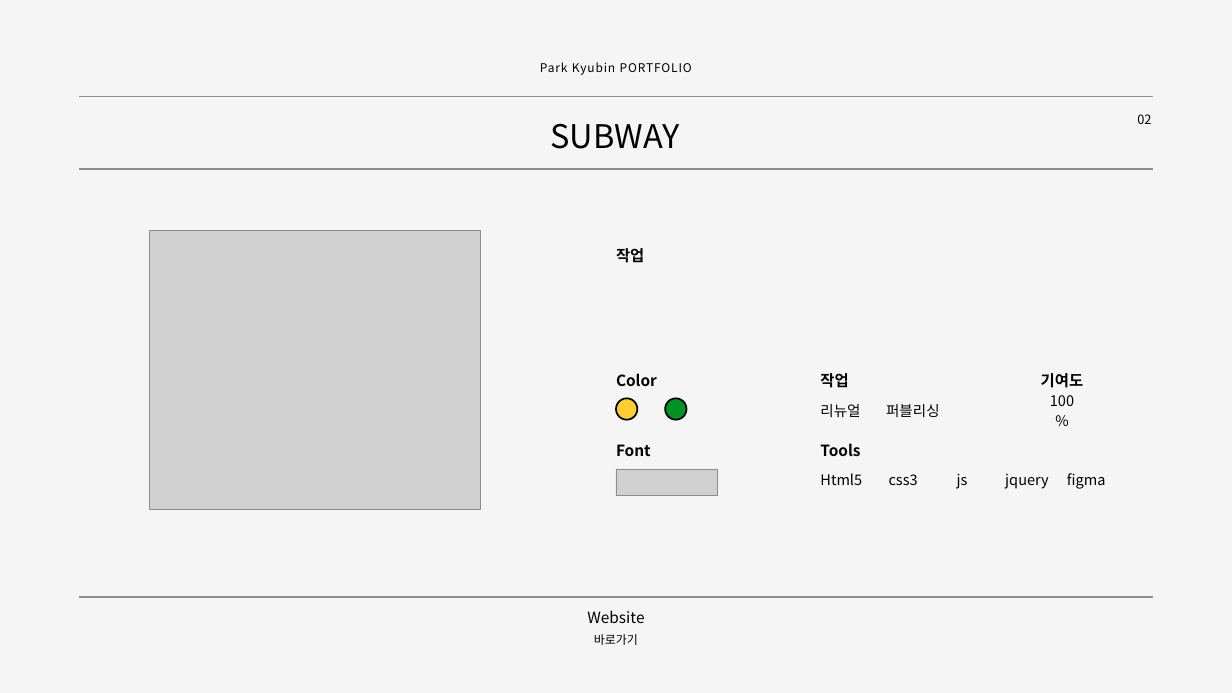
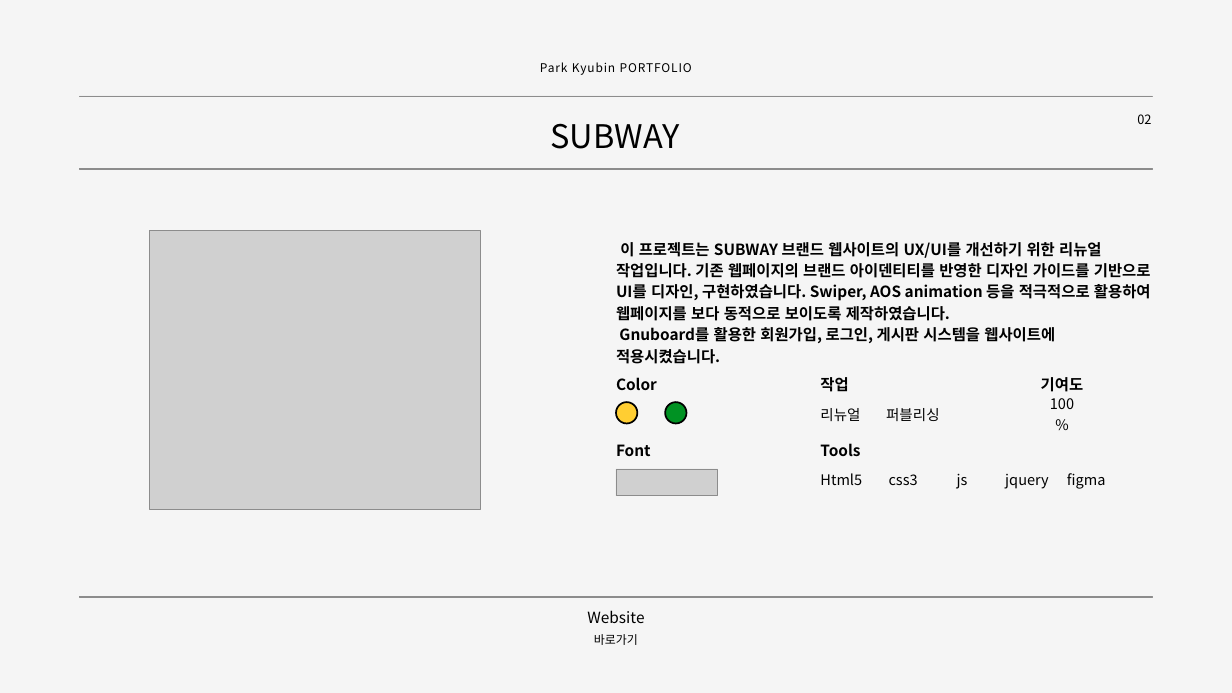
Before and after one commit to p-kb/PKB_Portfolio, a slide deck: slide 3 of 박규빈_포트폴리오.pptx. Drawn at 1232x693 pixels with LibreOffice and Linux fonts; fonts in the diff are those of the drawing; grey boxes stand for pictures; background and template pictures are left out. Boxes give left, top, right and bottom in pixels: in the first picture for what was removed or moved away, otherwise in the second. Text is boxed around its words. In the diff, an @@ line names an element or a change of style, - is before the commit and + after.

```diff
--- a/박규빈_포트폴리오.pptx
+++ b/박규빈_포트폴리오.pptx
@@ text "이 프로젝트는 SUBWAY 브랜드 웹사이트의 ..." at <box>616,242,1151,343</box>: vertical alignment middle to top @@
@@ text at <box>616,242,1151,343</box>: text changed @@
-작업
+이 프로젝트는 SUBWAY 브랜드 웹사이트의 UX/UI를 개선하기 위한 리뉴얼 작업입니다. 기존 웹페이지의 브랜드 아이덴티티를 반영한 디자인 가이드를 기반으로 UI를 디자인, 구현하였습니다. Swiper, AOS animation 등을 적극적으로 활용하여 웹페이지를 보다 동적으로 보이도록 제작하였습니다.
+Gnuboard를 활용한 회원가입, 로그인, 게시판 시스템을 웹사이트에 적용시켰습니다.
@@ 4 texts, 2 ellipses: place and size @@
-4 texts, 2 ellipses at <box>616,373,1084,420</box>
+4 texts, 2 ellipses at <box>616,377,1084,424</box>
```
Also in this commit, not shown: 3 other slides changed.
